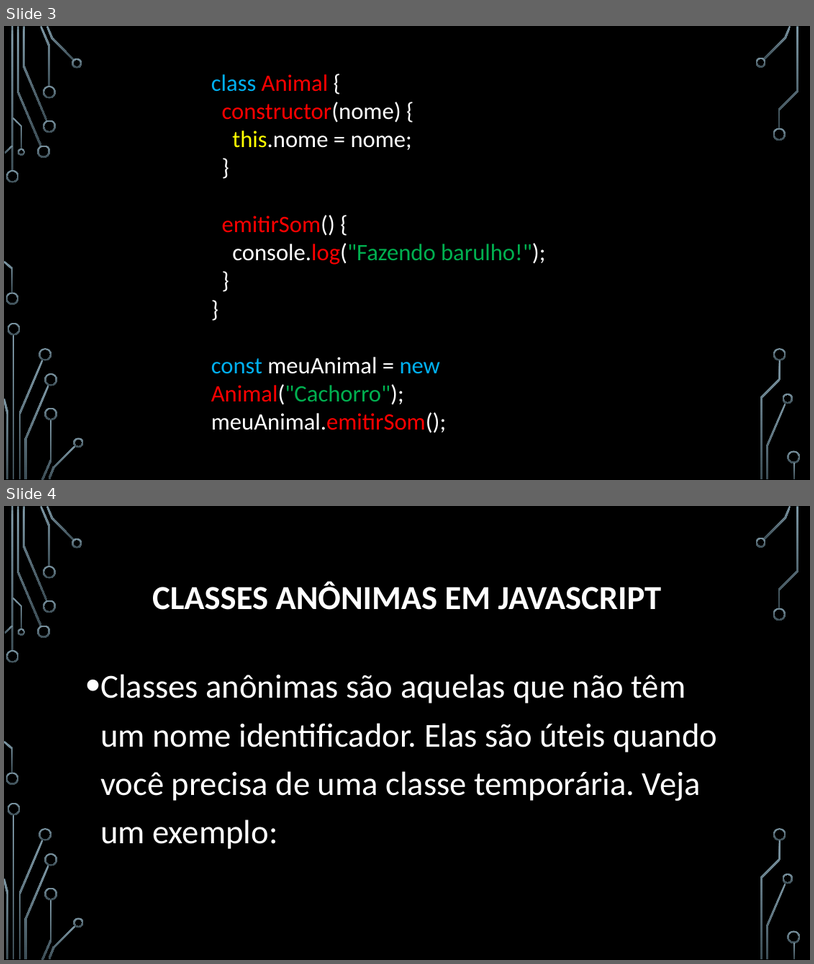
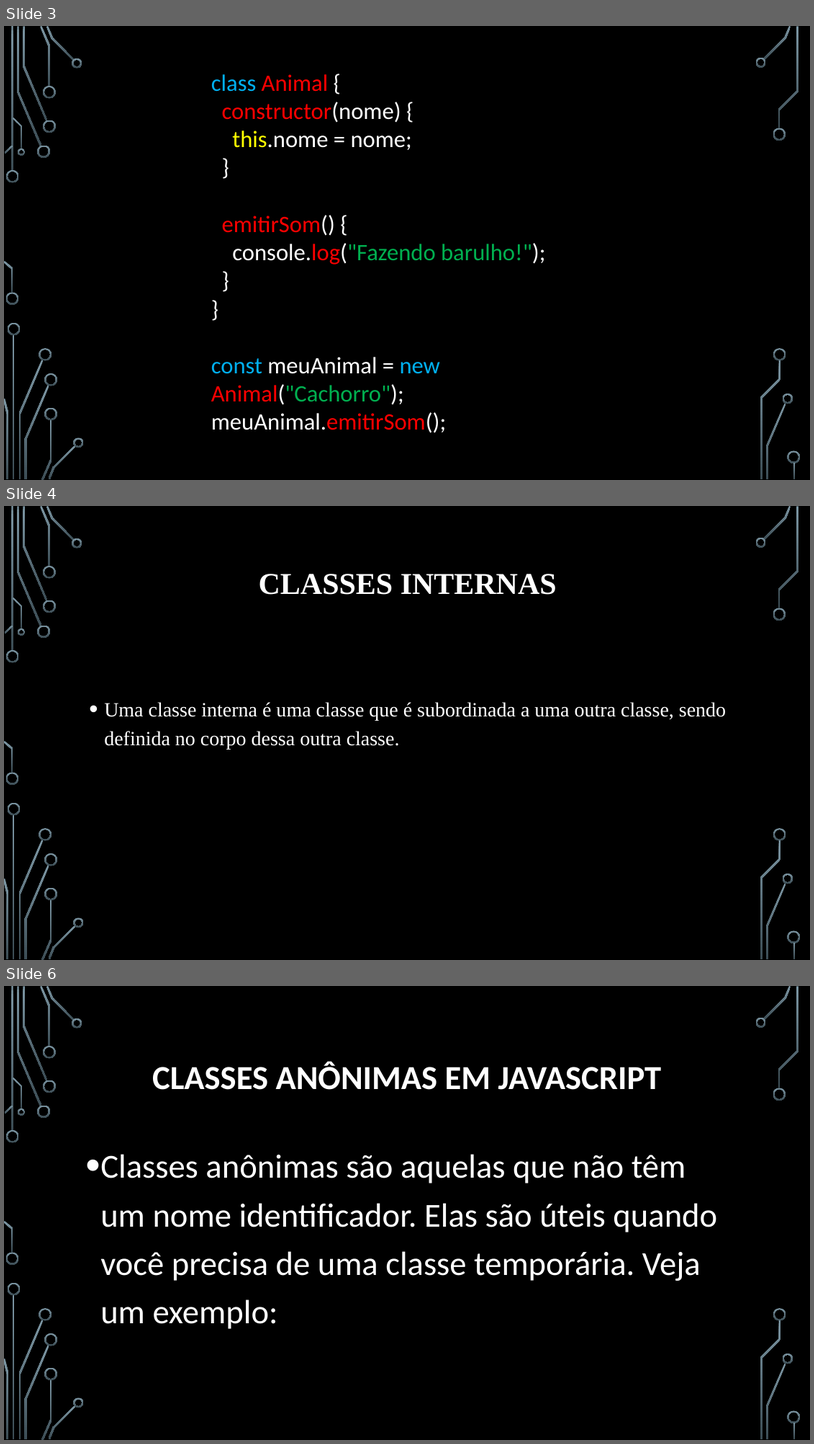
Before and after one commit to JMarques12/Senai2023, a slide deck: FPOO/aula 18/Programação Orientada a Objetos POO.pptx. Shown one above the other, each under a label of ours: slides 3 and 4 before the commit, slides 3, 4 and 6 after it; the slides between them are not shown. The pictures are 814x964 and 814x1444 pixels, drawn with LibreOffice and Linux fonts; fonts in the diff are those of the drawing; background and template pictures are left out. Boxes give left, top, right and bottom in pixels: in the first picture for what was removed or moved away, otherwise in the second. Text is boxed around its words. In the diff, an @@ line names an element or a change of style, - is before the commit and + after.

```diff
--- a/FPOO/aula 18/Programação Orientada a Objetos POO.pptx
+++ b/FPOO/aula 18/Programação Orientada a Objetos POO.pptx
@@ slide 4 added at (4, 506, 810, 960), background picture (left out); not listed: 36 template elements that a slide beside it also shows @@
@@ title added at (259, 574, 557, 595), 36 pt, text #FFFFFF, bold @@
+CLASSES INTERNAS
@@ text added at (104, 702, 726, 749), 24 pt, text #FFFFFF @@
+• Uma classe interna é uma classe que é subordinada a uma outra classe, sendo definida no corpo dessa outra classe.
@@ what was slide 4 is now slide 6 @@
```
Also in this commit, not shown: 1 other slide added.
